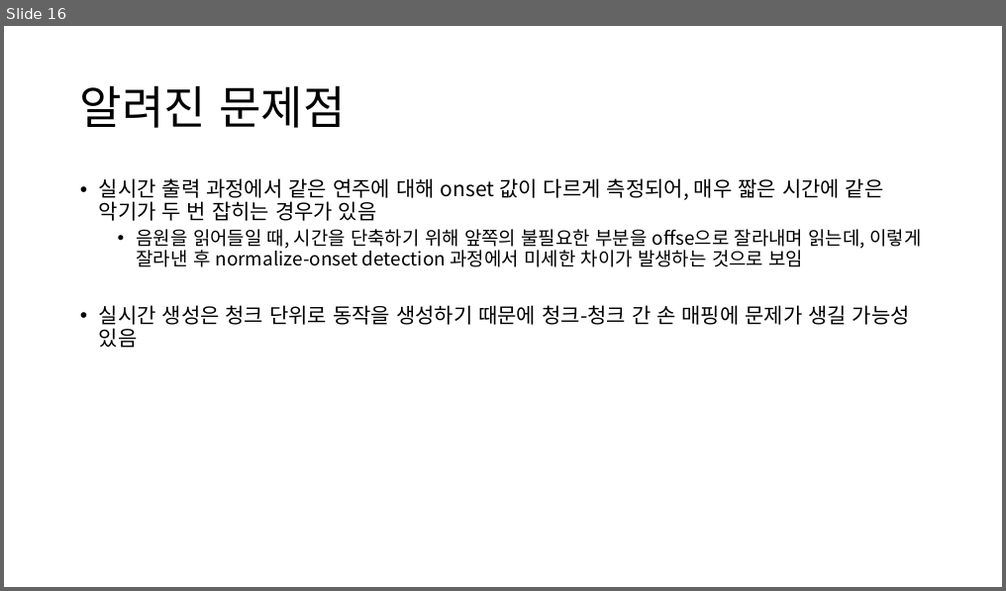
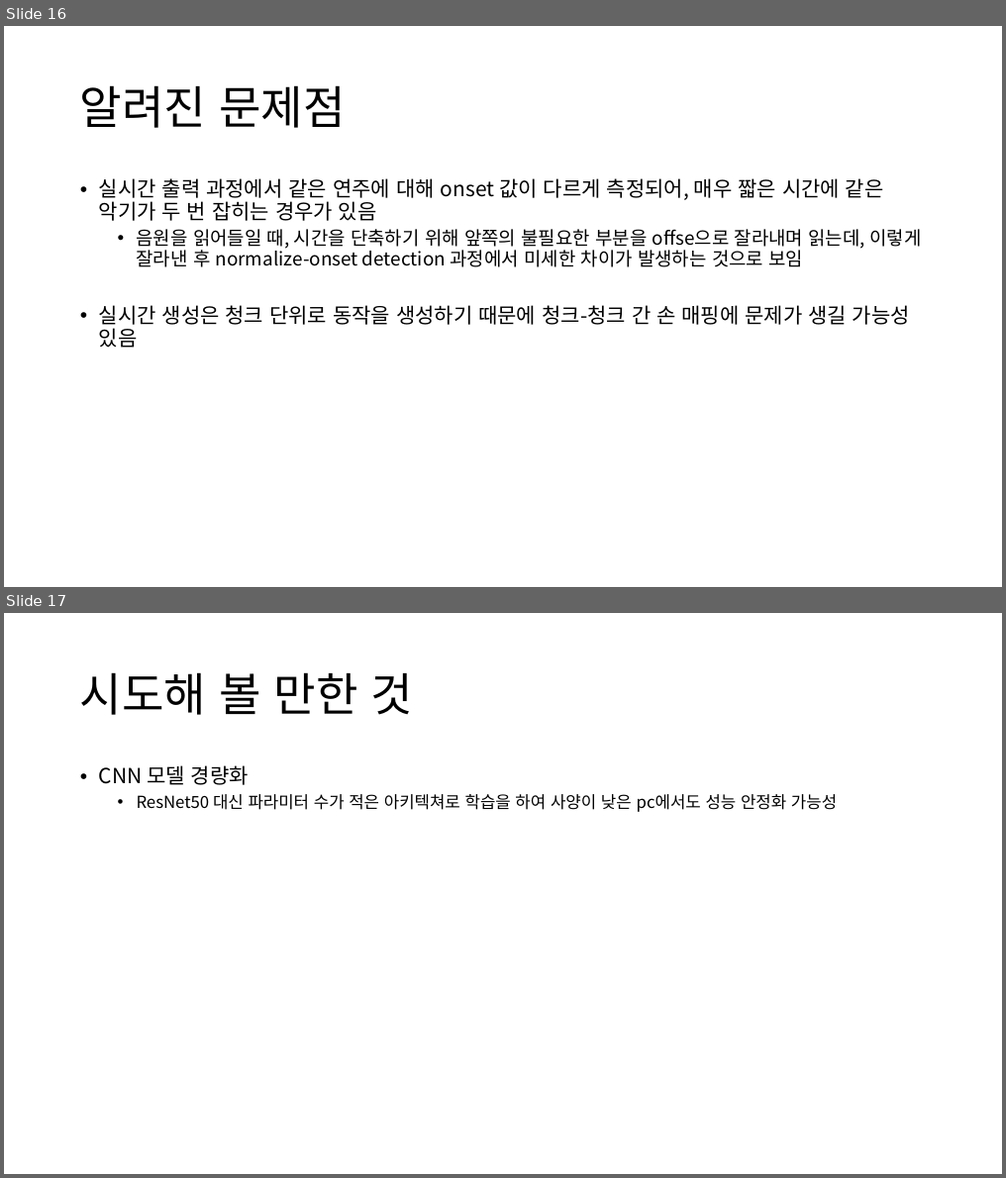
Before and after one commit to cid2rrrr/DRUMMM, a slide deck: 청음지능 인수인계.pptx. Shown one above the other, each under a label of ours: slide 16 before the commit, slides 16 and 17 after it. The pictures are 1006x591 and 1006x1178 pixels, drawn with LibreOffice and Linux fonts; fonts in the diff are those of the drawing. Boxes give left, top, right and bottom in pixels: in the first picture for what was removed or moved away, otherwise in the second. Text is boxed around its words. In the diff, an @@ line names an element or a change of style, - is before the commit and + after.

```diff
--- a/청음지능 인수인계.pptx
+++ b/청음지능 인수인계.pptx
@@ slide 17 added at bbox=[4, 613, 1002, 1174], background #FFFFFF @@
@@ title added at bbox=[80, 672, 413, 715], 44 pt, text #000000 @@
+시도해 볼 만한 것
@@ text added at bbox=[99, 765, 837, 812], 16 pt, text #000000 @@
+• CNN 모델 경량화
+  • ResNet50 대신 파라미터 수가 적은 아키텍쳐로 학습을 하여 사양이 낮은 pc에서도 성능 안정화 가능성
```
Also in this commit, not shown: 1 other file.
